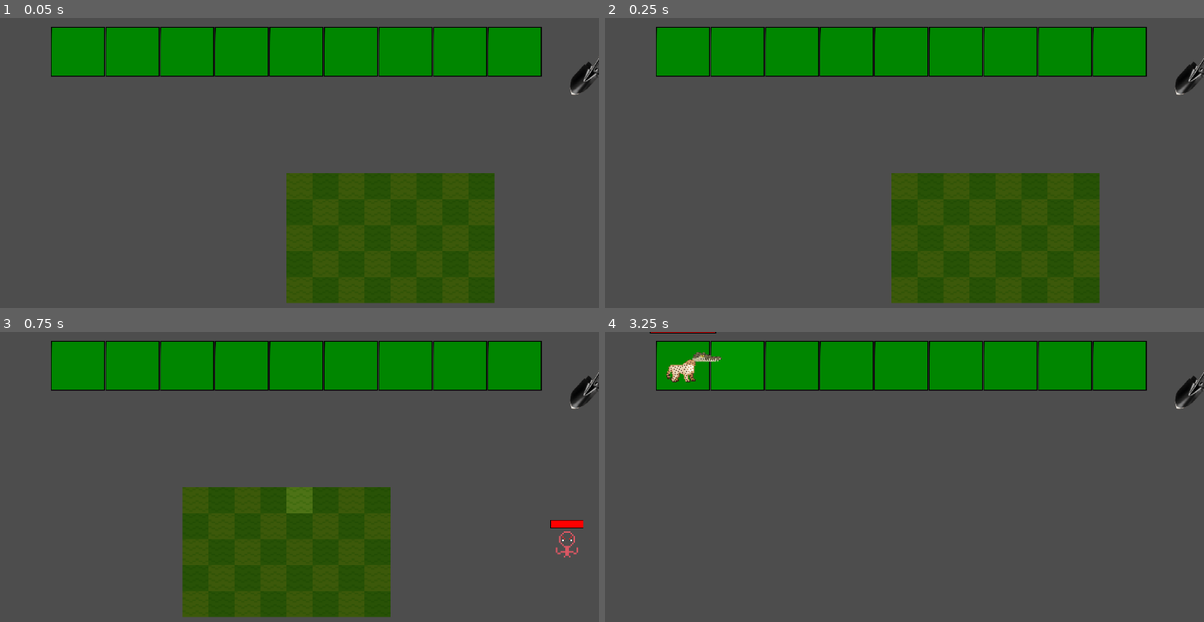
Above: before the commit, frames 1-4 (two rows, left to right).
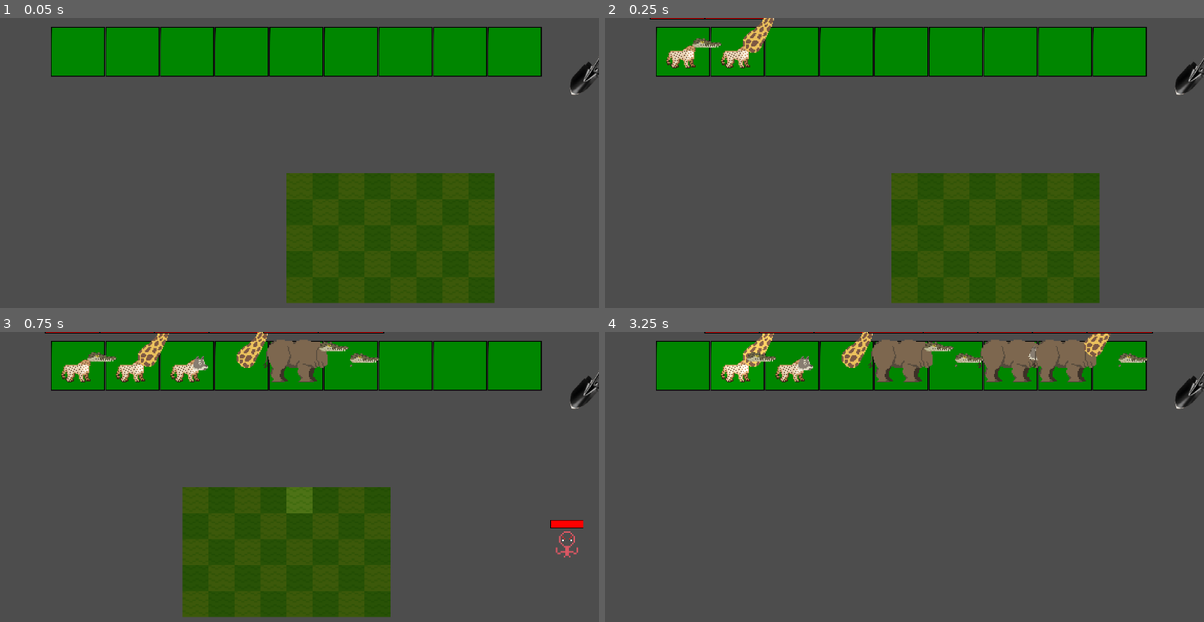
Above: after the commit, the same moments.

Repository: ClimbingWolf/Developing-Natural-Amalgams
Game: Godot game, scene res://main.tscn
Same seed, same stepped clock (60 frames per second), same inputs: the game is played once before the commit and once after it. The engine's default icon, where the game draws it, is replaced by a stand-in: a white triangle on a blue panel in a dark square.
Inputs (mouse positions are in pixels of both pictures, inside the frame that each line leads up to):
- Up to frame 1 (0.05 s): no input
- Up to frame 2 (0.25 s): no input
- Up to frame 3 (0.75 s): move the mouse to (299, 500) at 0.52 s; hold D (right) from 0.53 s (still down); click (299, 500) at 0.6 s
- Up to frame 4 (3.25 s): move the mouse to (616, 500) at 1.27 s; release D (right) at 1.28 s; hold S (down) 1.28-2.03 s; click (616, 500) at 1.35 s; move the mouse to (682, 366) at 2.02 s; hold D (right) 2.03-2.78 s; click (682, 366) at 2.1 s; tap Enter at 2.75 s; move the mouse to (736, 366) at 2.77 s; hold W (up) from 2.78 s (still down); click (736, 366) at 2.85 s

Frame 1 is identical in both runs. In frame 2, 1.1% of the frame differs, in the area x 7-29%, y 0-18%; in frame 3, 3.3%; in frame 4, 6.0%, in the area x 7-92%, y 0-18%.

Commit message:
fixed healthbar bug

Diff:
--- a/Amalgam/Scenes/amalgam_body.tscn
+++ b/Amalgam/Scenes/amalgam_body.tscn
@@ -16,7 +16,7 @@
 "
 
 [sub_resource type="RectangleShape2D" id="RectangleShape2D_erbss"]
-size = Vector2(56, 12)
+size = Vector2(37, 12)
 
 [node name="Body" type="Node2D" unique_id=7729438]
 script = SubResource("GDScript_82goe")
--- a/Amalgam/Scenes/crocodile_head.tscn
+++ b/Amalgam/Scenes/crocodile_head.tscn
@@ -9,7 +9,6 @@
 [node name="Head" type="Node2D" unique_id=2124160809]
 z_index = 1
 script = ExtResource("1_52gse")
-speed = 5.0
 
 [node name="Icon" type="Sprite2D" parent="." unique_id=1965967158]
 texture = ExtResource("2_52gse")
--- a/Amalgam/Scenes/tardigrade_body.tscn
+++ b/Amalgam/Scenes/tardigrade_body.tscn
@@ -16,4 +16,4 @@
 position = Vector2(2, -2)
 
 [node name="CollisionShape2D" parent="Area2D" parent_id_path=PackedInt32Array(42570756) index="0" unique_id=114629965]
-position = Vector2(2, 0)
+position = Vector2(-1.5, 0)
--- a/Amalgam/Scripts/AmalgamHead.gd
+++ b/Amalgam/Scripts/AmalgamHead.gd
@@ -3,15 +3,22 @@
 class_name Amalgam_head
 
 #All 10s for default, most likely will need to be changed
-@export var hp:int = 10
-@export var attack:int = 10
-@export var defense:int = 10
-@export var speed:float = 2
-@export var range:float = 10
+var hp:float = 10
+var attack:float = 10
+var defense:int = 10
+var speed:float = 2
+var range:float = 10
 var placed = false;
 
 var canAttack = false
 var isWaiting: bool = false;
+
+func setStates(hp, attack, defense, speed, range) -> void:
+	self.hp = hp;
+	self.attack = attack;
+	self.defense = defense
+	self.speed = speed;
+	self.range = range
 
 func _ready() -> void:
 	pass
--- a/Amalgam/Scripts/creature.gd
+++ b/Amalgam/Scripts/creature.gd
@@ -10,13 +10,15 @@
 var speed:float=10
 var range:float=10
 func _ready() -> void:
-	$TextureProgressBar.value = hp
+
+	$TextureProgressBar.max_value = hp;
 
 
 	if(!has_node("Body") && !has_node("Head")):
 		setupCreature(defaultBody.instantiate(), defaultHead.instantiate());
 		add_child(body)
 		#add_child(head)
+	$TextureProgressBar.value = hp
 
 
 func setBody(newBody):
@@ -72,6 +74,7 @@
 	return head.range * body.range_mult
 
 func takeDamage(damage):
+	print("oof ouch owie")
 	var newDamage = damage/ (defense/10)
 	hp -= newDamage
 	$TextureProgressBar.value = hp
--- a/Amalgam/Scripts/crocodile_head.gd
+++ b/Amalgam/Scripts/crocodile_head.gd
@@ -1,8 +1,12 @@
 extends Amalgam_head
+
 
 
 func _ready() -> void:
 	super._ready()
+	super.setStates(10, 5, 15, 0.1, 2);
+
+
 	pass
 
 
--- a/enemies/enemy.gd
+++ b/enemies/enemy.gd
@@ -21,7 +21,7 @@
 # Called every frame. 'delta' is the elapsed time since the previous frame.
 func _process(delta: float) -> void:
 
-	var areas = area.get_overlapping_areas()
+	var areas = $AttackArea.get_overlapping_areas()
 	var moving = true
 	for a: Area2D in areas:
 		if a.is_in_group("Amalgam"):
@@ -37,10 +37,15 @@
 		position += Vector2.LEFT * move_speed * delta
 
 func attack(area: Area2D):
+	#print(cooldown.time_left)
 	if (cooldown.time_left == 0):
 		print("ENEMY ATTACK")
 		var body: Node2D = area.get_parent()
+		print(body.name)
+
 		body.takeDamage(damage)
+		print(body.hp)
+		cooldown.wait_time = attack_delay
 		cooldown.start()
 
 func takeDamage(damage):
--- a/ui/amalgam_generator.gd
+++ b/ui/amalgam_generator.gd
@@ -7,7 +7,7 @@
 var bodies_nodes = [];
 var heads_nodes = [];
 var active: bool = false
-var wait_time = 3;
+var wait_time = 0.1;
 func _ready() -> void:
 	hotbar = get_parent().get_node("CanvasLayer").get_node("Hotbar");
 	for i in bodies:
